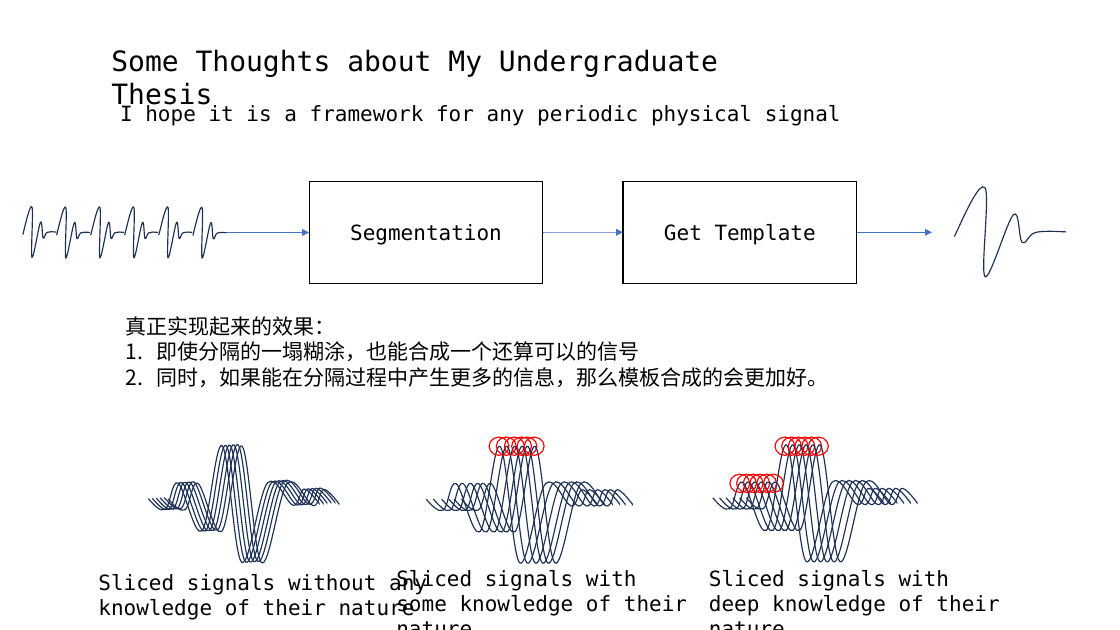
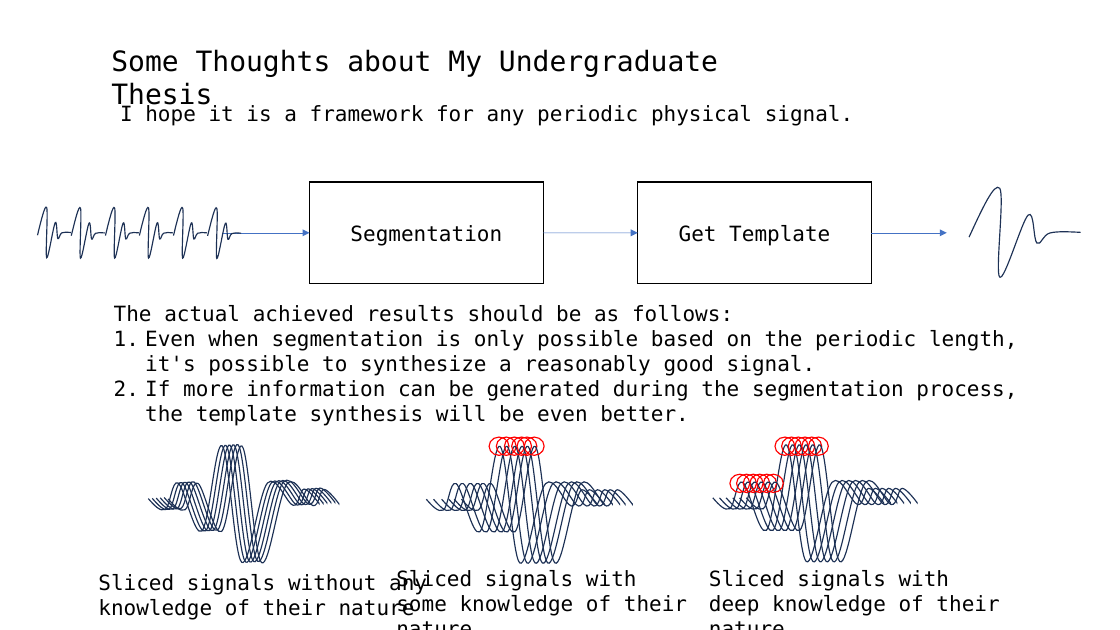
Before and after one commit to A-Big-Tortoise/Presentation, a slide deck: slide 14 of Presentation_1106_JiayuChen.pptx (slide 12 before the commit). Drawn at 1120x630 pixels with LibreOffice and Linux fonts; fonts in the diff are those of the drawing. Boxes give left, top, right and bottom in pixels: in the first picture for what was removed or moved away, otherwise in the second. Text is boxed around its words. In the diff, an @@ line names an element or a change of style, - is before the commit and + after.

```diff
--- a/Presentation_1106_JiayuChen.pptx
+++ b/Presentation_1106_JiayuChen.pptx
@@ text at (120,104,853,126): text changed @@
-I hope it is a framework for any periodic physical signal
+I hope it is a framework for any periodic physical signal.
@@ 7 freeform shapes, 1 rectangle, 1 arrow: place and size @@
-7 freeform shapes, 1 rectangle, 1 arrow at (23,181,1066,283)
+7 freeform shapes, 1 rectangle, 1 arrow at (38,182,1081,284)
@@ arrow moved from (543, 233) - (623, 233) to (544, 233) - (638, 233) @@
@@ text at (114,305,1017,426): text changed @@
-真正实现起来的效果：
-1. 即使分隔的一塌糊涂，也能合成一个还算可以的信号
-2. 同时，如果能在分隔过程中产生更多的信息，那么模板合成的会更加好。
+The actual achieved results should be as follows:
+1. Even when segmentation is only possible based on the periodic length, it's possible to synthesize a reasonably good signal.
+2. If more information can be generated during the segmentation process, the template synthesis will be even better.
```
Also in this commit, not shown: 11 other slides changed, 4 slides added, 7 slides removed.
